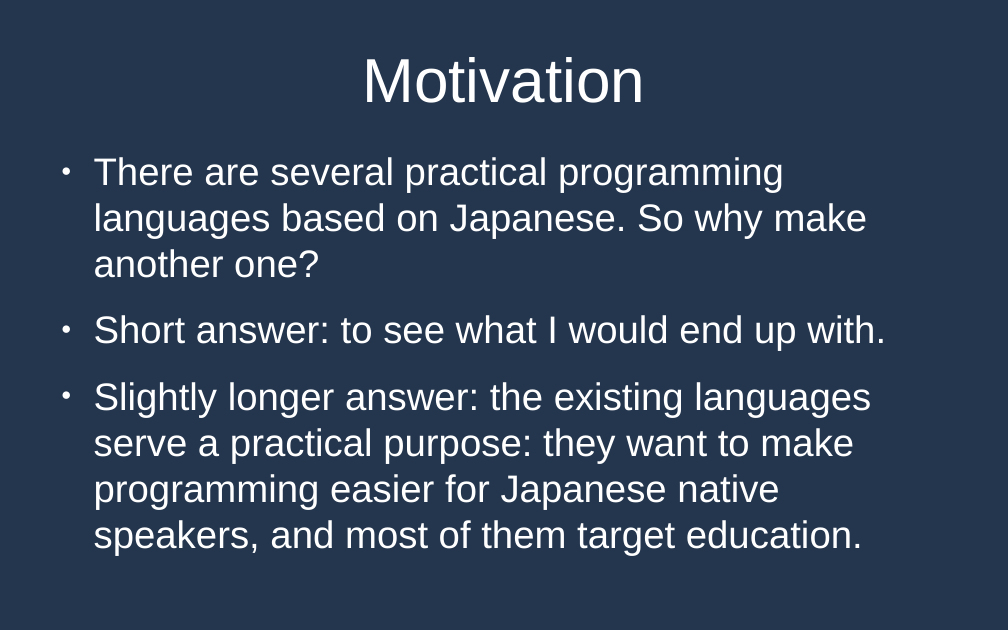
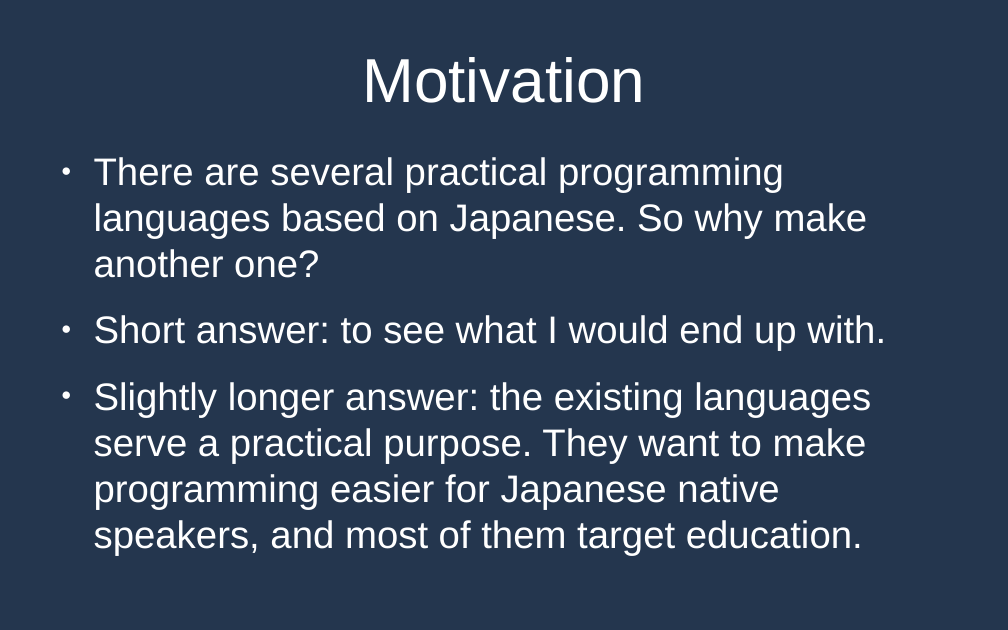
Before and after one commit to MrPicklePinosaur/haku, a slide deck: slide 12 of haku-talk/haku-talk.odp. Drawn at 1008x630 pixels with LibreOffice and Linux fonts; fonts in the diff are those of the drawing. Boxes give left, top, right and bottom in pixels: in the first picture for what was removed or moved away, otherwise in the second. Text is boxed around its words. In the diff, an @@ line names an element or a change of style, - is before the commit and + after.

```diff
--- a/haku-talk/haku-talk.odp
+++ b/haku-talk/haku-talk.odp
@@ text at bbox=[94, 382, 871, 556]: text changed @@
-● Slightly longer answer: the existing languages serve a practical purpose: they want to make programming easier for Japanese native speakers, and most of them target education.
+● Slightly longer answer: the existing languages serve a practical purpose. They want to make programming easier for Japanese native speakers, and most of them target education.
```
Also in this commit, not shown: 2 other slides changed, 13 slides added, 1 slide removed, 2 other files.
